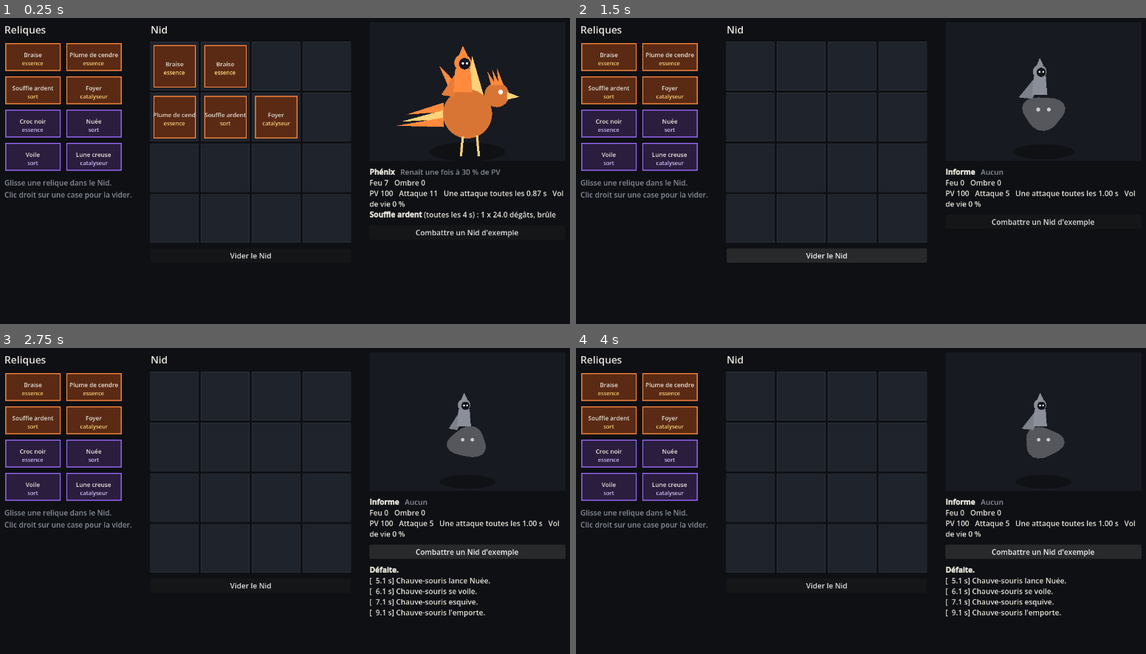
Above: before the commit, frames 1-4 (two rows, left to right).
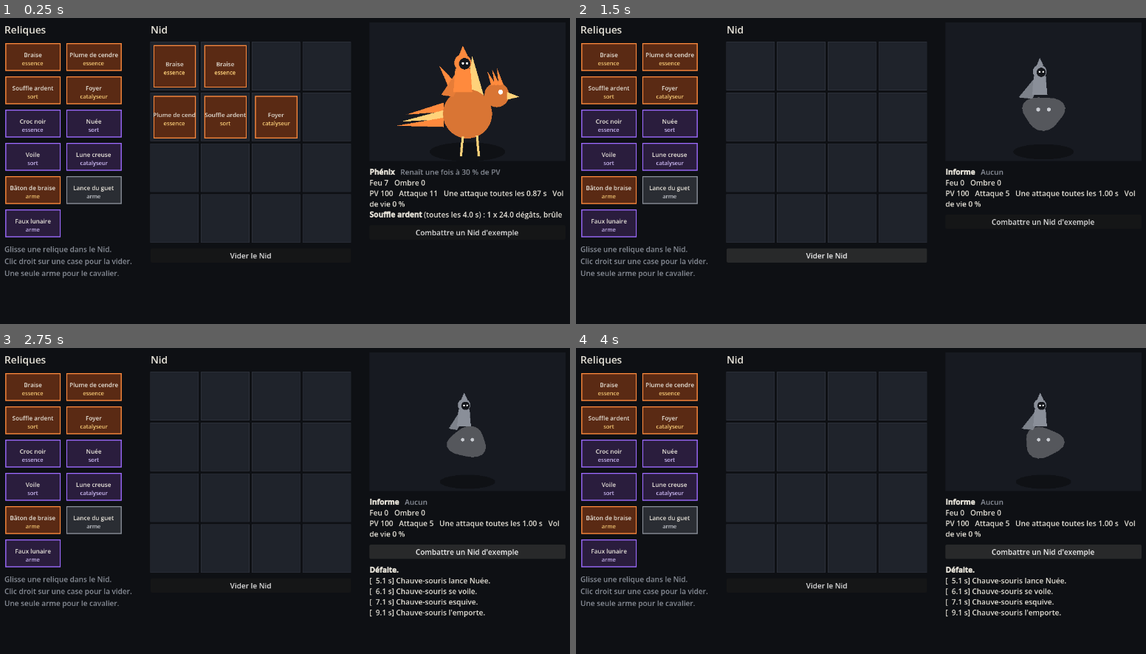
Above: after the commit, the same moments.

Repository: G-Morgane/creatures_battle
Game: Godot game, scene res://main.tscn
The game is run twice, just before and just after one commit, with the same random seed, the same clock (stepped at 60 frames per second) and the same inputs.
Inputs:
- Up to frame 1 (0.25 s): no input
- Up to frame 2 (1.5 s): click "Combattre un Nid d'exemple" at 0.5 s; click "Vider le Nid" at 1.25 s
- Up to frame 3 (2.75 s): click "Combattre un Nid d'exemple" at 2 s
- Up to frame 4 (4 s): click "Vider le Nid" at 2.75 s; click "Combattre un Nid d'exemple" at 3.5 s

The runs differ from the first frame. In frame 1, 3.4% of the frame differs, in the area x 0-99%, y 51-86%; in frame 2, 3.2%; in frame 3, 3.2%; in frame 4, 3.2%.

Commit message:
⚔️ Ajoute les armes du cavalier (bâton, lance, faux) et leurs sorts
Co-Authored-By: Claude Opus 5.5 <noreply@anthropic.com>

Diff:
--- a/scripts/combat.gd
+++ b/scripts/combat.gd
@@ -58,14 +58,18 @@
 			moi["esquive"] = true
 			_noter("%s se voile." % moi["cr"]["nom"])
 			continue
-		_noter("%s lance %s." % [moi["cr"]["nom"], s["nom"]])
+		var qui: String = moi["cr"]["nom"] + (" : le cavalier" if s["cavalier"] else "")
+		_noter("%s lance %s." % [qui, s["nom"]])
 		for k in s["coups"]:
-			_frapper(moi, cible, s["degats"], s["vol_de_vie"])
+			var degats: float = s["degats"]
+			if s["execution"] and cible["pv"] < cible["cr"]["pv_max"] * Data.SEUIL_EXECUTION:
+				degats *= 2.0
+			_frapper(moi, cible, degats, s["vol_de_vie"], s["perce"])
 		if s["brulure"]:
 			cible["brulure"] = Data.BRULURE_DUREE
 
-func _frapper(moi: Dictionary, cible: Dictionary, degats: float, vol: float) -> void:
-	if cible["esquive"]:
+func _frapper(moi: Dictionary, cible: Dictionary, degats: float, vol: float, perce := false) -> void:
+	if cible["esquive"] and not perce:
 		cible["esquive"] = false
 		_noter("%s esquive." % cible["cr"]["nom"])
 		return
--- a/scripts/creature_vue.gd
+++ b/scripts/creature_vue.gd
@@ -6,13 +6,15 @@
 
 var forme := ""
 var affinite := 0
+var arme = null   # id de relique ou null
 var t := 0.0
 var pulse := 1.0
 
-func montrer(f: String, a: int) -> void:
-	var change := f != forme or a != affinite
+func montrer(f: String, a: int, ar = null) -> void:
+	var change: bool = f != forme or a != affinite or ar != arme
 	forme = f
 	affinite = a
+	arme = ar
 	if change and is_inside_tree():
 		pulse = 1.15
 		create_tween().tween_property(self, "pulse", 1.0, 0.35).set_trans(Tween.TRANS_BACK)
@@ -101,3 +103,26 @@
 	draw_circle(dos + Vector2(0, -47), 2.5, Color.WHITE)
 	draw_circle(dos + Vector2(9, -47), 2.5, Color.WHITE)
 	draw_colored_polygon(PackedVector2Array([dos + Vector2(-8, -64), dos + Vector2(0, -84), dos + Vector2(10, -64)]), c["vif"])
+	if arme != null:
+		_arme(dos)
+
+# L'arme suit la couleur de son propre element, pas celle de la monture.
+func _arme(dos: Vector2) -> void:
+	var c: Dictionary = Palette.ELEMENTS[Data.RELIQUES[arme]["element"]]
+	var bois := Color("#7a5236")
+	var main := dos + Vector2(18, -14)
+	match arme:
+		"baton_braise":
+			draw_line(main + Vector2(0, 40), main + Vector2(0, -80), bois, 5)
+			var f := sin(t * 9.0) * 3.0
+			draw_colored_polygon(PackedVector2Array([main + Vector2(-10, -80), main + Vector2(f, -112), main + Vector2(10, -80)]), c["vif"])
+			draw_circle(main + Vector2(0, -84), 7, c["clair"])
+		"lance_guet":
+			draw_line(main + Vector2(-60, 40), main + Vector2(70, -50), bois, 4)
+			draw_colored_polygon(PackedVector2Array([main + Vector2(64, -58), main + Vector2(92, -66), main + Vector2(76, -42)]), c["clair"])
+		"faux_lunaire":
+			draw_line(main + Vector2(0, 40), main + Vector2(0, -85), bois, 4)
+			var lame := PackedVector2Array()
+			for p in [Vector2(0, -85), Vector2(-22, -100), Vector2(-56, -96), Vector2(-80, -72), Vector2(-52, -86), Vector2(-22, -90)]:
+				lame.append(main + p)
+			draw_colored_polygon(lame, c["clair"])
--- a/scripts/data.gd
+++ b/scripts/data.gd
@@ -52,4 +52,15 @@
 		"recharge": 6.0, "esquive": true},
 	"lune_creuse":    {"nom": "Lune creuse",    "element": "ombre", "affinite": 1, "type": "catalyseur",
 		"effet": "vol_de_vie", "valeur": 0.30},
+	# armes : le cavalier en tient une seule et lance son propre sort.
+	# Les catalyseurs voisins s'appliquent aussi a ce sort.
+	"baton_braise":   {"nom": "Bâton de braise","element": "feu",   "affinite": 1, "type": "arme",
+		"sort": "Boule de feu", "recharge": 3.0, "degats": 6.0, "par_affinite": 1.5, "coups": 1},
+	"lance_guet":     {"nom": "Lance du guet",  "element": "",      "affinite": 0, "type": "arme",
+		"sort": "Estoc", "recharge": 2.5, "degats": 8.0, "coups": 1, "perce": true},
+	"faux_lunaire":   {"nom": "Faux lunaire",   "element": "ombre", "affinite": 1, "type": "arme",
+		"sort": "Moisson", "recharge": 6.0, "degats": 6.0, "par_affinite": 1.0, "coups": 1, "execution": true},
 }
+
+# Estoc ignore l'esquive. Moisson double ses degats sous ce seuil de PV.
+const SEUIL_EXECUTION := 0.4
--- a/scripts/nid.gd
+++ b/scripts/nid.gd
@@ -13,8 +13,26 @@
 		return false
 	if cases.has(c) or not Data.RELIQUES.has(id):
 		return false
+	if Data.RELIQUES[id]["type"] == "arme" and arme() != null:
+		return false
 	cases[c] = id
 	return true
+
+# Deposer id en c, venant de depuis (ou du reliquaire si null), est-il permis ?
+func accepte(c: Vector2i, id: String, depuis) -> bool:
+	if Data.RELIQUES[id]["type"] != "arme":
+		return true
+	for a in cases:
+		if Data.RELIQUES[cases[a]]["type"] == "arme" and a != c and a != depuis:
+			return false
+	return true
+
+# Le cavalier n'a que deux mains : une seule arme dans le Nid.
+func arme():
+	for c in cases:
+		if Data.RELIQUES[cases[c]]["type"] == "arme":
+			return cases[c]
+	return null
 
 func retirer(c: Vector2i) -> void:
 	cases.erase(c)
@@ -30,6 +48,8 @@
 	var a := {}
 	for id in cases.values():
 		var r: Dictionary = Data.RELIQUES[id]
+		if r["element"] == "":
+			continue
 		a[r["element"]] = a.get(r["element"], 0) + r["affinite"]
 	return a
 
@@ -59,6 +79,7 @@
 		"intervalle": Data.INTERVALLE_BASE,
 		"vol_de_vie": Data.VOL_DE_VIE_OMBRE if f == "ombre" else 0.0,
 		"renaissance": f == "feu",
+		"arme": arme(),
 		"sorts": [],
 	}
 	var vitesse := 0.0
@@ -69,7 +90,7 @@
 				cr["attaque"] += r.get("attaque", 0.0)
 				cr["vol_de_vie"] += r.get("vol_de_vie", 0.0)
 				vitesse += r.get("vitesse", 0.0)
-			"sort":
+			"sort", "arme":
 				cr["sorts"].append(_sort(c, r, aff))
 	cr["intervalle"] = Data.INTERVALLE_BASE / (1.0 + vitesse)
 	return cr
@@ -77,7 +98,10 @@
 # Un sort lit ses catalyseurs voisins au moment de l'eclosion.
 func _sort(c: Vector2i, r: Dictionary, aff: Dictionary) -> Dictionary:
 	var s := {
-		"nom": r["nom"],
+		"nom": r.get("sort", r["nom"]),
+		"cavalier": r["type"] == "arme",
+		"perce": r.get("perce", false),
+		"execution": r.get("execution", false),
 		"recharge": r["recharge"],
 		"degats": r.get("degats", 0.0) + r.get("par_affinite", 0.0) * aff.get(r["element"], 0),
 		"coups": r.get("coups", 0),
--- a/scripts/nid_screen.gd
+++ b/scripts/nid_screen.gd
@@ -55,7 +55,7 @@
 		g.add_child(Tuile.new(self, id))
 	col.add_child(g)
 	var aide := Label.new()
-	aide.text = "Glisse une relique dans le Nid.\nClic droit sur une case pour la vider."
+	aide.text = "Glisse une relique dans le Nid.\nClic droit sur une case pour la vider.\nUne seule arme pour le cavalier."
 	aide.add_theme_color_override("font_color", Palette.TEXTE_DOUX)
 	col.add_child(aide)
 	return col
@@ -113,7 +113,7 @@
 
 # depuis : case d'origine si on deplace une relique deja posee, null sinon.
 func deposer(c: Vector2i, id: String, depuis) -> void:
-	if depuis == c:
+	if depuis == c or not nid.accepte(c, id, depuis):
 		return
 	var ancien = nid.cases.get(c)
 	nid.retirer(c)
@@ -132,7 +132,7 @@
 	for c in cases_ui:
 		cases_ui[c].queue_redraw()
 	var cr := nid.eclore()
-	vue.montrer(cr["forme"], _affinite_totale())
+	vue.montrer(cr["forme"], _affinite_totale(), cr["arme"])
 	infos.text = _decrire(cr)
 	journal.text = ""
 
@@ -151,11 +151,15 @@
 			cr["pv_max"], cr["attaque"], cr["intervalle"], roundi(cr["vol_de_vie"] * 100)],
 	]
 	for s in cr["sorts"]:
-		var d := "[b]%s[/b] (toutes les %.0f s)" % [s["nom"], s["recharge"]]
+		var d := "[b]%s%s[/b] (toutes les %.1f s)" % ["Cavalier, " if s["cavalier"] else "", s["nom"], s["recharge"]]
 		if s["esquive"]:
 			d += " : esquive la prochaine attaque"
 		else:
 			d += " : %d x %.1f dégâts" % [s["coups"], s["degats"]]
+		if s["perce"]:
+			d += ", ignore l'esquive"
+		if s["execution"]:
+			d += ", double sous %d %% de PV" % roundi(Data.SEUIL_EXECUTION * 100)
 		if s["brulure"]:
 			d += ", brûle"
 		if s["vol_de_vie"] > 0.0 and not s["esquive"]:
@@ -249,7 +253,7 @@
 		set_drag_preview(NidScreen.apercu(_id()))
 		return {"id": _id(), "depuis": position_nid}
 	func _can_drop_data(_p: Vector2, data: Variant) -> bool:
-		return data is Dictionary and data.has("id")
+		return data is Dictionary and data.has("id") and ecran.nid.accepte(position_nid, data["id"], data["depuis"])
 	func _drop_data(_p: Vector2, data: Variant) -> void:
 		ecran.deposer(position_nid, data["id"], data["depuis"])
 	func _gui_input(ev: InputEvent) -> void:
--- a/tests/smoke.gd
+++ b/tests/smoke.gd
@@ -10,6 +10,7 @@
 	ok = _deterministe() and ok
 	ok = _renaissance() and ok
 	ok = _ecran() and ok
+	ok = _armes() and ok
 	print("SMOKE: ", "OK" if ok else "ECHEC")
 	get_tree().quit(0 if ok else 1)
 
@@ -71,3 +72,30 @@
 	ok = _verifier(e.vue.forme == "ombre" and e.nid.cases.size() == 2, "vider une case") and ok
 	e.queue_free()
 	return ok
+
+func _armes() -> bool:
+	var n := Nid.new()
+	var ok := _verifier(n.placer(Vector2i(0, 0), "lance_guet"), "poser une arme")
+	ok = _verifier(not n.placer(Vector2i(1, 0), "faux_lunaire"), "une seule arme") and ok
+	ok = _verifier(n.accepte(Vector2i(0, 0), "faux_lunaire", null), "remplacer l'arme en place") and ok
+	ok = _verifier(n.accepte(Vector2i(2, 2), "lance_guet", Vector2i(0, 0)), "deplacer l'arme") and ok
+	ok = _verifier(n.affinites().is_empty(), "la lance n'a pas d'element") and ok
+	n.placer(Vector2i(1, 0), "foyer")
+	var s: Dictionary = n.eclore()["sorts"][0]
+	ok = _verifier(s["cavalier"] and s["nom"] == "Estoc" and s["brulure"], "sort du cavalier + catalyseur voisin") and ok
+	# Estoc perce le Voile : la chauve-souris ne doit jamais esquiver un Estoc.
+	var lance := Nid.new()
+	lance.placer(Vector2i(0, 0), "lance_guet")
+	var c := Combat.new(lance.eclore(), Exemples.nid_ombre().eclore())
+	c.simuler()
+	ok = _verifier(c.journal.any(func(l): return "Estoc" in l), "le cavalier lance Estoc") and ok
+	# Moisson double sous le seuil
+	var faux := Nid.new()
+	faux.placer(Vector2i(0, 0), "faux_lunaire")
+	var cible := Nid.new().eclore()
+	var m := Combat.new(faux.eclore(), cible)
+	m.cotes[1]["pv"] = 30.0
+	m.cotes[0]["sorts"][0]["prochain"] = 0.0
+	m._agir(m.cotes[0], m.cotes[1])
+	var attendu: float = 30.0 - 2.0 * faux.eclore()["sorts"][0]["degats"]
+	return _verifier(is_equal_approx(m.cotes[1]["pv"], attendu), "moisson double sous 40 %% (pv %s, attendu %s)" % [m.cotes[1]["pv"], attendu]) and ok
Not shown, changed: CONCEPTION.md
